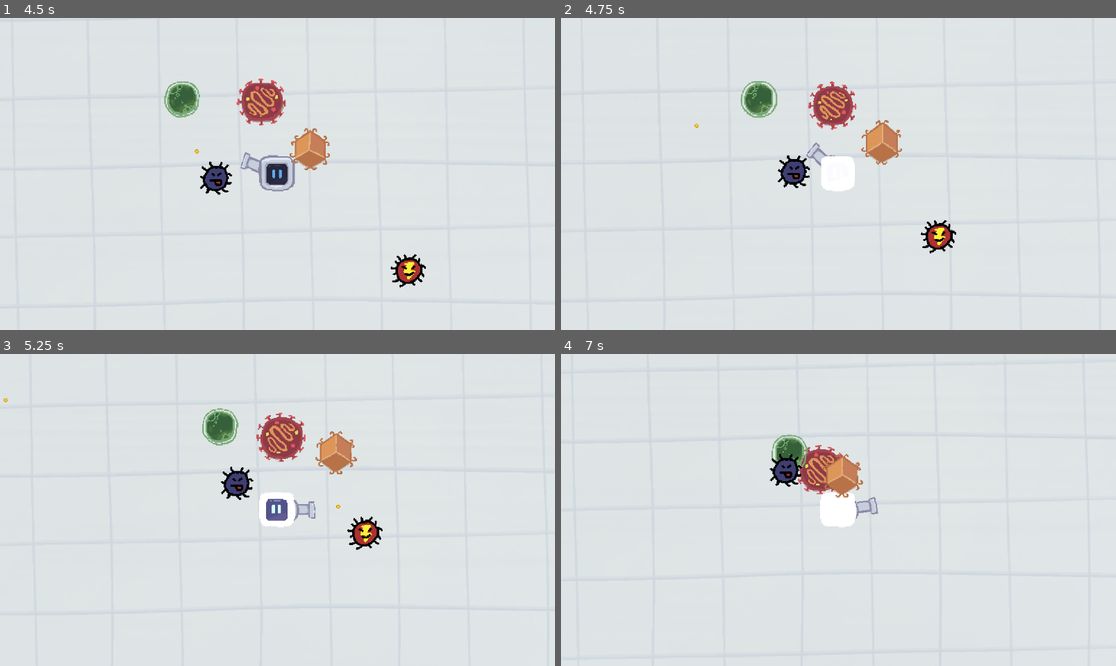
Above: before the commit, frames 1-4 (two rows, left to right).
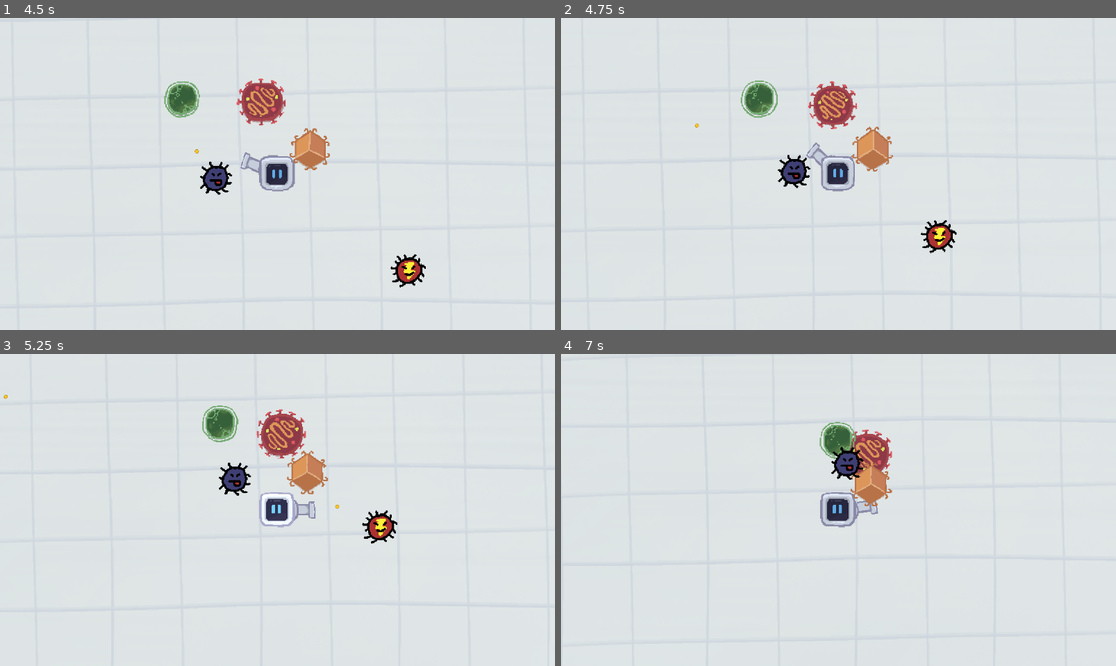
Above: after the commit, the same moments.

Repository: kaminaryu/um-gamejam
Game: Godot game, scene res://src/scenes/main.tscn
Same seed, same stepped clock (60 frames per second), same inputs: the game is played once before the commit and once after it.
Inputs (mouse positions are in pixels of both pictures, inside the frame that each line leads up to):
- Up to frame 1 (4.5 s): tap Enter at 0.5, 2.1 s; move the mouse to (399, 158) at 0.52 s; hold D (move_right) 0.53-1.25 s; tap Shift (dash) at 0.6, 3.6 s; click (399, 158) at 0.67 s; drag from (166, 189) to (249, 236) at 1.27 s; move the mouse to (333, 105) at 2.02 s; hold D (move_right) 2.03-2.75 s; drag from (249, 236) to (111, 127) at 2.77 s; move the mouse to (444, 220) at 3.52 s; hold A (move_left) 3.53-4.25 s; drag from (111, 127) to (194, 96) at 4.27 s
- Up to frame 2 (4.75 s): no input
- Up to frame 3 (5.25 s): move the mouse to (305, 510) at 5.02 s; hold S (move_down) from 5.03 s (still down); tap Enter at 5.1 s; click (305, 510) at 5.17 s
- Up to frame 4 (7 s): release S (move_down) at 5.75 s; drag from (755, 432) to (727, 525) at 5.77 s; move the mouse to (960, 494) at 6.52 s; hold W (move_up) from 6.53 s (still down); tap Shift (dash) at 6.6 s

Frame 1 is identical in both runs. In frame 2, 1.8% of the frame differs, in the area x 24-72%, y 20-76%; in frame 3, 3.8%; in frame 4, 4.5%, in the area x 37-60%, y 21-56%.

Commit message:
added enemy attacking player

Diff:
--- a/src/enemy/blue_enemy.tscn
+++ b/src/enemy/blue_enemy.tscn
@@ -1,9 +1,10 @@
-[gd_scene load_steps=10 format=3 uid="uid://cn405aqx3l8rq"]
+[gd_scene load_steps=11 format=3 uid="uid://cn405aqx3l8rq"]
 
 [ext_resource type="Script" uid="uid://b5xb7qahgyst4" path="res://src/enemy/enemy.gd" id="1_xso4u"]
 [ext_resource type="Script" uid="uid://dn4a1ghu2vu7c" path="res://src/enemy/enemy_components/movement_component.gd" id="2_ig63i"]
 [ext_resource type="Texture2D" uid="uid://4ggdpqbf7ps0" path="res://assets/enemy/blue_enemy_spritesheet.png" id="2_s7fyc"]
 [ext_resource type="Script" uid="uid://ddggcu105usen" path="res://src/enemy/enemy_components/damageable_component.gd" id="4_s7fyc"]
+[ext_resource type="Script" uid="uid://dvpkoqf65ktm8" path="res://src/enemy/enemy_components/attack_component.gd" id="5_4pcoy"]
 
 [sub_resource type="AtlasTexture" id="AtlasTexture_4pcoy"]
 atlas = ExtResource("2_s7fyc")
@@ -62,3 +63,6 @@
 
 [node name="DamageableComponent" type="Node2D" parent="."]
 script = ExtResource("4_s7fyc")
+
+[node name="AttackComponent" type="Node2D" parent="."]
+script = ExtResource("5_4pcoy")
--- /dev/null
+++ b/src/enemy/enemy_components/attack_component.gd
@@ -0,0 +1,34 @@
+class_name AttackComponent
+extends Node
+
+@export var damage: int = 10
+@export var attack_cooldown: float = 1.0
+
+var can_attack: bool = true
+var parent: CharacterBody2D
+
+func _ready():
+	parent = get_parent()
+
+func _physics_process(_delta):
+	# We check collisions every frame while the enemy moves
+	for i in parent.get_slide_collision_count():
+		var collision = parent.get_slide_collision(i)
+		var collider = collision.get_collider()
+
+		if can_attack and collider.is_in_group("Player"):
+			_attack(collider)
+
+func _attack(player):
+	can_attack = false
+
+	# Deal the damage
+	if player.has_method("take_damage"):
+		print("Player takes ", parent._damage, " damage")
+		player.take_damage(parent._damage)
+
+	# Start cooldown timer so the player doesn't die in 1 frame
+	get_tree().create_timer(attack_cooldown).timeout.connect(_on_cooldown_finished)
+
+func _on_cooldown_finished():
+	can_attack = true
--- a/src/enemy/fast_enemy.tscn
+++ b/src/enemy/fast_enemy.tscn
@@ -1,9 +1,10 @@
-[gd_scene load_steps=6 format=3 uid="uid://saqlqh1twmpf"]
+[gd_scene load_steps=7 format=3 uid="uid://saqlqh1twmpf"]
 
 [ext_resource type="Script" uid="uid://b5xb7qahgyst4" path="res://src/enemy/enemy.gd" id="1_6pl6v"]
 [ext_resource type="Texture2D" uid="uid://bptxqlmjvwyph" path="res://assets/Placeholder/fast.png" id="2_6pl6v"]
 [ext_resource type="Script" uid="uid://dn4a1ghu2vu7c" path="res://src/enemy/enemy_components/movement_component.gd" id="3_ylhfm"]
 [ext_resource type="Script" uid="uid://ddggcu105usen" path="res://src/enemy/enemy_components/damageable_component.gd" id="4_0rtb7"]
+[ext_resource type="Script" uid="uid://dvpkoqf65ktm8" path="res://src/enemy/enemy_components/attack_component.gd" id="5_ivahv"]
 
 [sub_resource type="CircleShape2D" id="CircleShape2D_m4s3r"]
 radius = 27.074
@@ -30,3 +31,6 @@
 
 [node name="DamageableComponent" type="Node2D" parent="."]
 script = ExtResource("4_0rtb7")
+
+[node name="AttackComponent" type="Node2D" parent="."]
+script = ExtResource("5_ivahv")
--- a/src/enemy/green_enemy.tscn
+++ b/src/enemy/green_enemy.tscn
@@ -1,9 +1,10 @@
-[gd_scene load_steps=10 format=3 uid="uid://b0j7mqwfukueb"]
+[gd_scene load_steps=11 format=3 uid="uid://b0j7mqwfukueb"]
 
 [ext_resource type="Script" uid="uid://b5xb7qahgyst4" path="res://src/enemy/enemy.gd" id="1_m4s3r"]
 [ext_resource type="Texture2D" uid="uid://c4nsob855ux3m" path="res://assets/enemy/green_enemy_spritesheet.png" id="2_m4s3r"]
 [ext_resource type="Script" uid="uid://dn4a1ghu2vu7c" path="res://src/enemy/enemy_components/movement_component.gd" id="3_56tls"]
 [ext_resource type="Script" uid="uid://ddggcu105usen" path="res://src/enemy/enemy_components/damageable_component.gd" id="4_6oniy"]
+[ext_resource type="Script" uid="uid://dvpkoqf65ktm8" path="res://src/enemy/enemy_components/attack_component.gd" id="5_obad3"]
 
 [sub_resource type="AtlasTexture" id="AtlasTexture_obad3"]
 atlas = ExtResource("2_m4s3r")
@@ -60,3 +61,6 @@
 
 [node name="DamageableComponent" type="Node2D" parent="."]
 script = ExtResource("4_6oniy")
+
+[node name="AttackComponent" type="Node2D" parent="."]
+script = ExtResource("5_obad3")
--- a/src/enemy/red_enemy.tscn
+++ b/src/enemy/red_enemy.tscn
@@ -1,9 +1,10 @@
-[gd_scene load_steps=10 format=3 uid="uid://d08d5fanp4ydu"]
+[gd_scene load_steps=11 format=3 uid="uid://d08d5fanp4ydu"]
 
 [ext_resource type="Script" uid="uid://b5xb7qahgyst4" path="res://src/enemy/enemy.gd" id="1_rm0dw"]
 [ext_resource type="Texture2D" uid="uid://d3wt3kfyoclmu" path="res://assets/enemy/red_enemy_spritesheet.png" id="2_rm0dw"]
 [ext_resource type="Script" uid="uid://dn4a1ghu2vu7c" path="res://src/enemy/enemy_components/movement_component.gd" id="3_qtehb"]
 [ext_resource type="Script" uid="uid://ddggcu105usen" path="res://src/enemy/enemy_components/damageable_component.gd" id="4_kkv5q"]
+[ext_resource type="Script" uid="uid://dvpkoqf65ktm8" path="res://src/enemy/enemy_components/attack_component.gd" id="5_rxb7l"]
 
 [sub_resource type="AtlasTexture" id="AtlasTexture_rxb7l"]
 atlas = ExtResource("2_rm0dw")
@@ -63,3 +64,6 @@
 
 [node name="DamageableComponent" type="Node2D" parent="."]
 script = ExtResource("4_kkv5q")
+
+[node name="AttackComponent" type="Node2D" parent="."]
+script = ExtResource("5_rxb7l")
--- a/src/enemy/split_enemy.tscn
+++ b/src/enemy/split_enemy.tscn
@@ -9,6 +9,7 @@
 [ext_resource type="PackedScene" uid="uid://d08d5fanp4ydu" path="res://src/enemy/red_enemy.tscn" id="7_fmb8w"]
 [ext_resource type="PackedScene" uid="uid://cn405aqx3l8rq" path="res://src/enemy/blue_enemy.tscn" id="8_a7lsf"]
 [ext_resource type="PackedScene" uid="uid://ck8s2hlj8i1vh" path="res://src/enemy/yellow_enemy.tscn" id="9_5752k"]
+[ext_resource type="Script" uid="uid://dvpkoqf65ktm8" path="res://src/enemy/enemy_components/attack_component.gd" id="10_a7lsf"]
 
 [sub_resource type="CircleShape2D" id="CircleShape2D_m4s3r"]
 radius = 27.074
@@ -40,3 +41,6 @@
 scale = Vector2(1.5, 1.5)
 script = ExtResource("5_dhenx")
 spawn_scenes = Array[PackedScene]([ExtResource("6_7os5y"), ExtResource("7_fmb8w"), ExtResource("8_a7lsf"), ExtResource("9_5752k")])
+
+[node name="AttackComponent" type="Node2D" parent="."]
+script = ExtResource("10_a7lsf")
--- a/src/enemy/yellow_enemy.tscn
+++ b/src/enemy/yellow_enemy.tscn
@@ -1,9 +1,10 @@
-[gd_scene load_steps=10 format=3 uid="uid://ck8s2hlj8i1vh"]
+[gd_scene load_steps=11 format=3 uid="uid://ck8s2hlj8i1vh"]
 
 [ext_resource type="Script" uid="uid://b5xb7qahgyst4" path="res://src/enemy/enemy.gd" id="1_jhtwy"]
 [ext_resource type="Texture2D" uid="uid://caxaab385uqns" path="res://assets/enemy/yellow_enemy_spritesheet.png" id="2_jhtwy"]
 [ext_resource type="Script" uid="uid://dn4a1ghu2vu7c" path="res://src/enemy/enemy_components/movement_component.gd" id="3_s5fui"]
 [ext_resource type="Script" uid="uid://ddggcu105usen" path="res://src/enemy/enemy_components/damageable_component.gd" id="4_0nagg"]
+[ext_resource type="Script" uid="uid://dvpkoqf65ktm8" path="res://src/enemy/enemy_components/attack_component.gd" id="5_pnxrt"]
 
 [sub_resource type="AtlasTexture" id="AtlasTexture_pnxrt"]
 atlas = ExtResource("2_jhtwy")
@@ -39,7 +40,6 @@
 
 [node name="YellowEnemy" type="CharacterBody2D" groups=["Enemy"]]
 collision_layer = 4
-collision_mask = 3
 script = ExtResource("1_jhtwy")
 _enemy_name = "Yellow Enemy"
 _health = 40
@@ -62,3 +62,6 @@
 
 [node name="DamageableComponent" type="Node2D" parent="."]
 script = ExtResource("4_0nagg")
+
+[node name="AttackComponent" type="Node2D" parent="."]
+script = ExtResource("5_pnxrt")
--- a/src/player/player.gd
+++ b/src/player/player.gd
@@ -49,8 +49,6 @@
 		var collider = collision.get_collider()
 
 		# Make sure your enemies are in a group called "enemies"
-		print(collider)
-		print(collider.get_groups())
 		if collider.is_in_group("Enemy"):
 			# Calculate direction AWAY from the enemy
 			var bounce_dir = collider.global_position.direction_to(global_position)
Not shown, added: src/enemy/enemy_components/attack_component.gd.uid
Not shown: 1 places in src/enemy/split_enemy.tscn that only renumber resources
